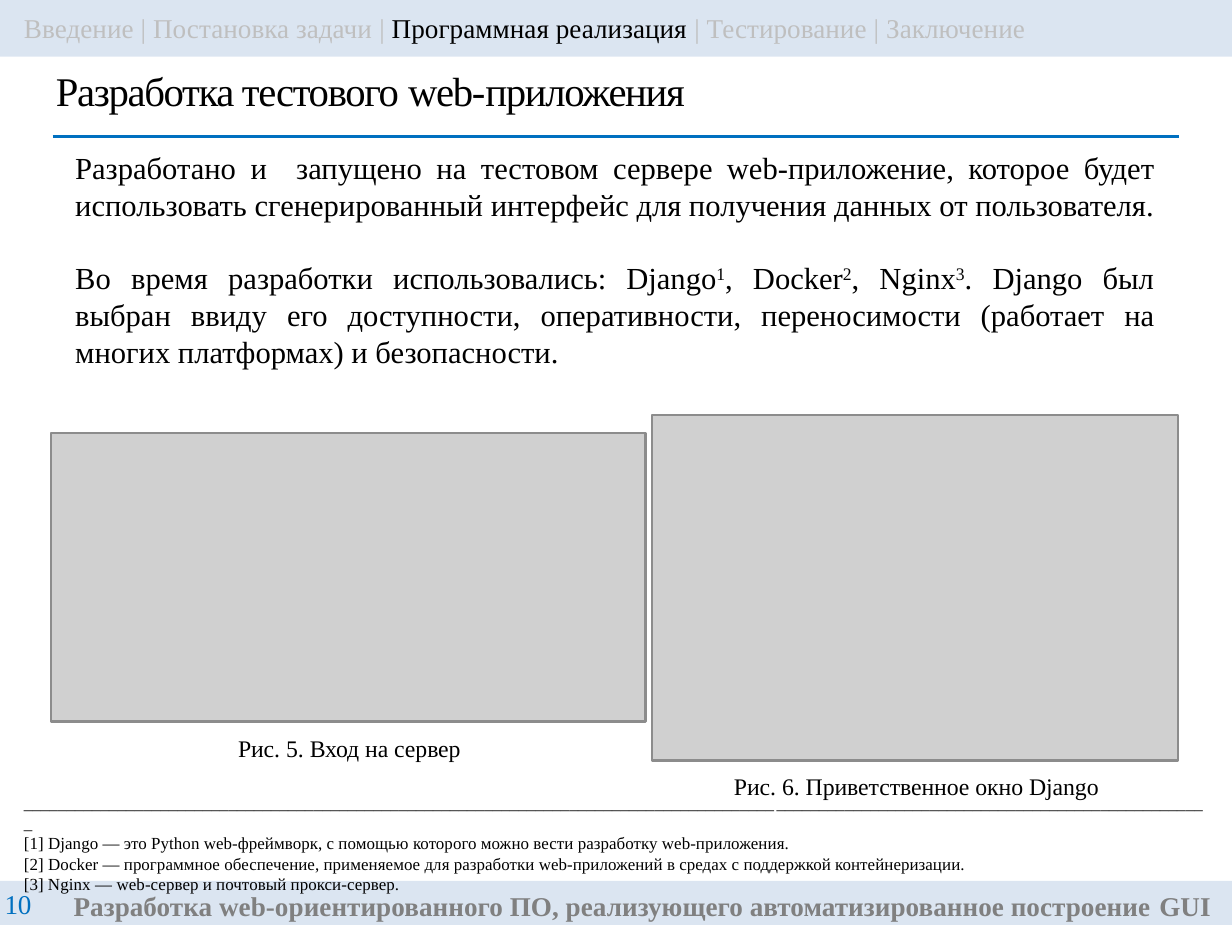
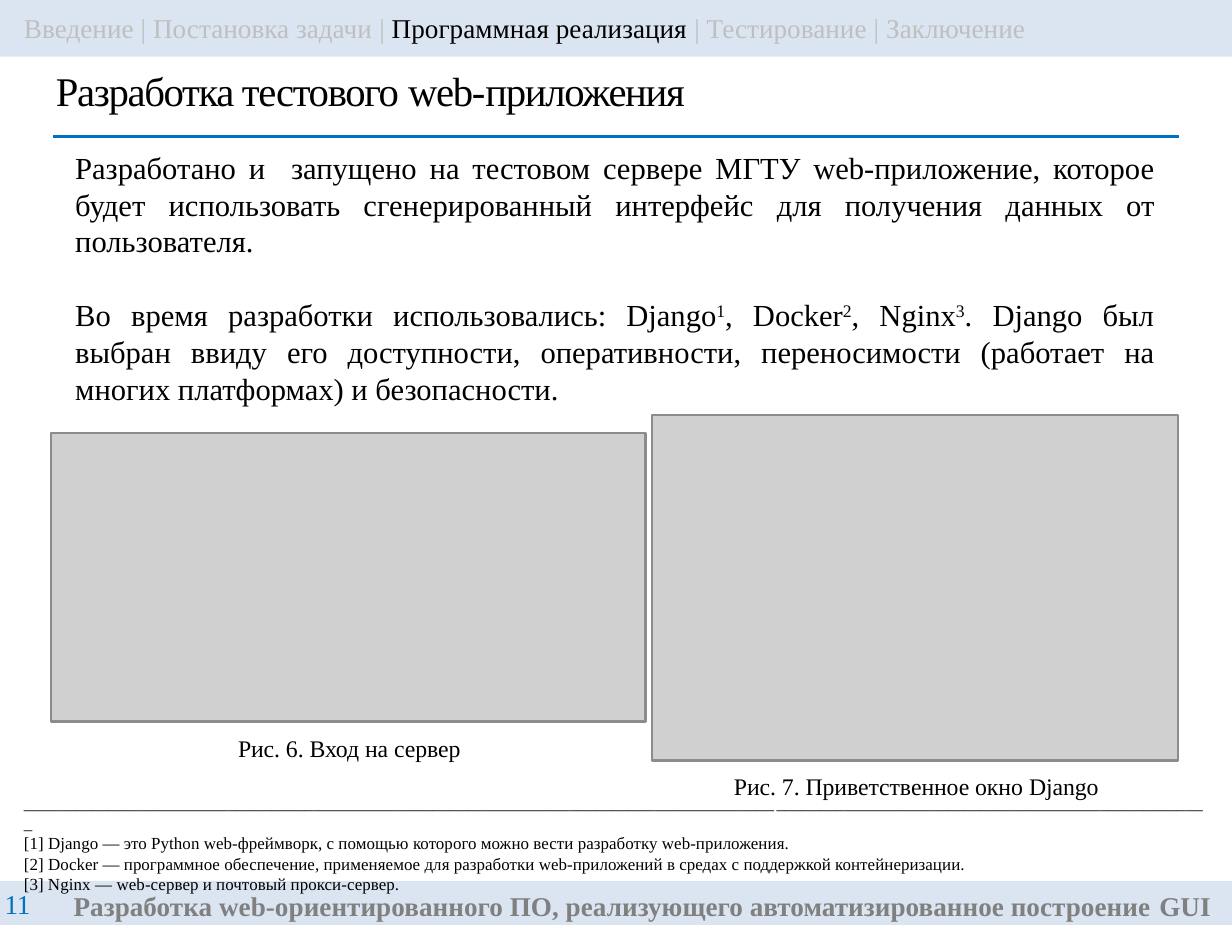
Before and after one commit to ITesserakt/Kodept, a slide deck: slide 11 of 04 - ВКРы/2022-2023 - Разр.библ.функций на языке Python автомат.построения GUI/rndhpc_vkr_pres_gui_2023_83_VasilyanA.pptx (slide 10 before the commit). Drawn at 1232x925 pixels with LibreOffice and Linux fonts; fonts in the diff are those of the drawing; grey boxes stand for pictures. Boxes give left, top, right and bottom in pixels: in the first picture for what was removed or moved away, otherwise in the second. Text is boxed around its words. In the diff, an @@ line names an element or a change of style, - is before the commit and + after.

```diff
--- a/04 - ВКРы/2022-2023 - Разр.библ.функций на языке Python автомат.построения GUI/rndhpc_vkr_pres_gui_2023_83_VasilyanA.pptx
+++ b/04 - ВКРы/2022-2023 - Разр.библ.функций на языке Python автомат.построения GUI/rndhpc_vkr_pres_gui_2023_83_VasilyanA.pptx
@@ text at bbox=[75, 157, 1154, 253]: text changed @@
-Разработано и запущено на тестовом сервере web-приложение, которое будет использовать сгенерированный интерфейс для получения данных от пользователя.
+Разработано и запущено на тестовом сервере МГТУ web-приложение, которое будет использовать сгенерированный интерфейс для получения данных от пользователя.
@@ text at bbox=[238, 741, 460, 762]: text changed @@
-Рис. 5. Вход на сервер
+Рис. 6. Вход на сервер
@@ text at bbox=[734, 779, 1099, 800]: text changed @@
-Рис. 6. Приветственное окно Django
+Рис. 7. Приветственное окно Django
@@ page number at bbox=[5, 896, 31, 914]: text changed @@
-10
+11
```
Also in this commit, not shown: 6 other slides changed, 1 slide added, 4 other files.
